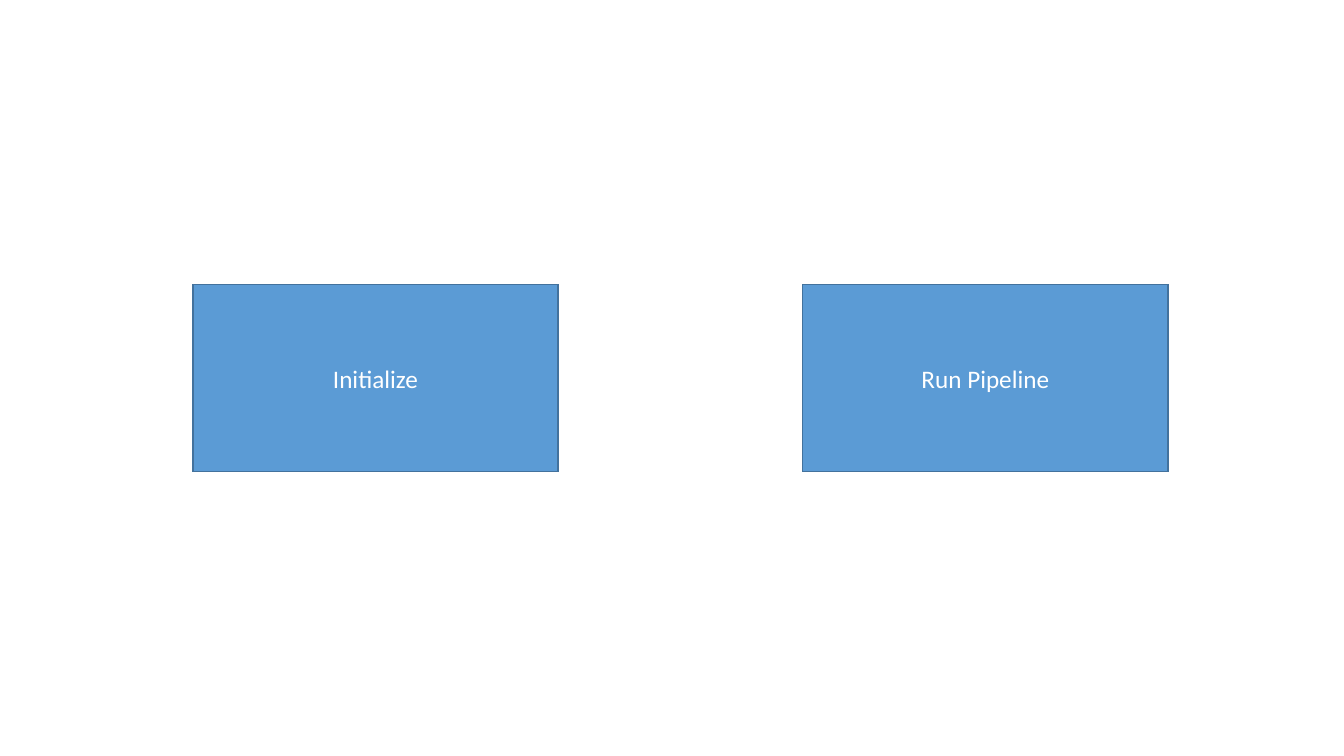
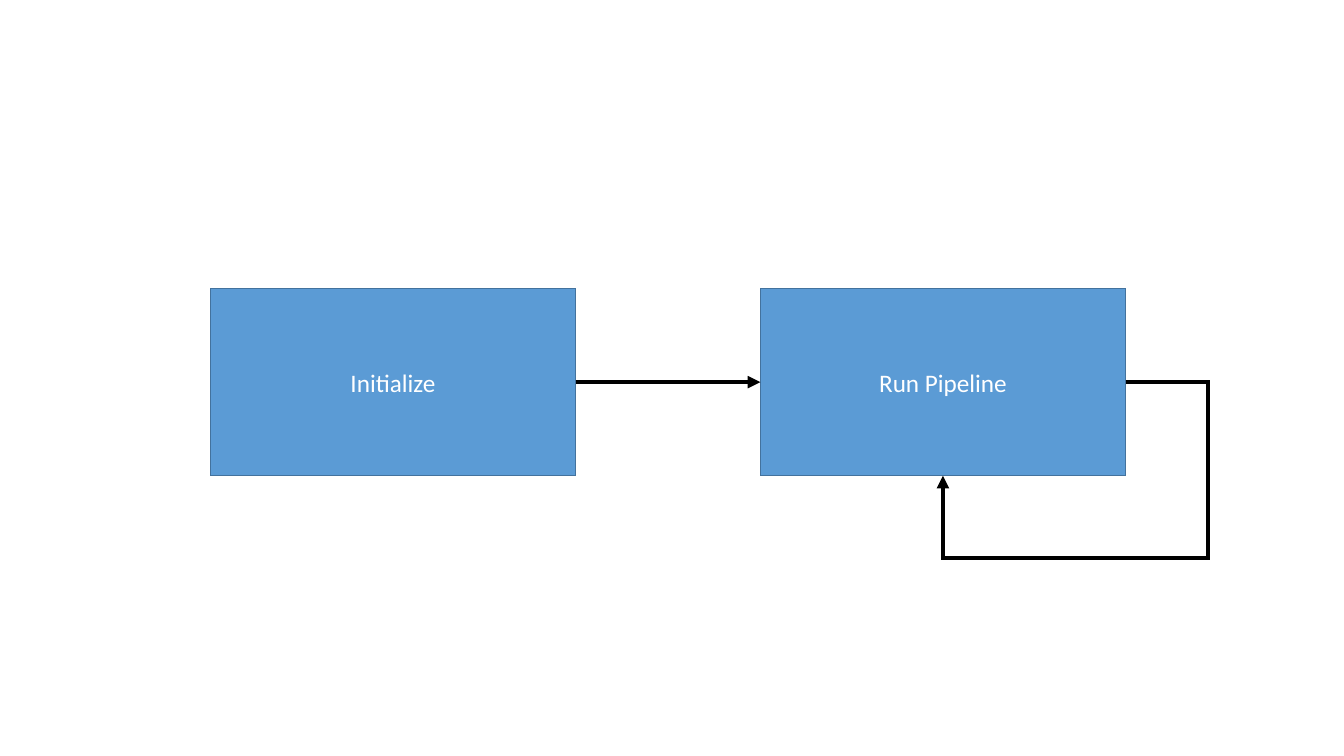
Before and after one commit to drewtu2/eece7150_kitti, a slide deck: slide 1 of report/figs.pptx. Drawn at 1344x756 pixels with LibreOffice and Linux fonts; fonts in the diff are those of the drawing. Boxes give left, top, right and bottom in pixels: in the first picture for what was removed or moved away, otherwise in the second. Text is boxed around its words. In the diff, an @@ line names an element or a change of style, - is before the commit and + after.

Commit message:
figs raw

```diff
--- a/report/figs.pptx
+++ b/report/figs.pptx
@@ rectangle "Initialize": place and size @@
-rectangle "Initialize" at (193, 284, 558, 472)
+rectangle "Initialize" at (211, 288, 576, 476)
@@ rectangle "Run Pipeline": place and size @@
-rectangle "Run Pipeline" at (803, 284, 1168, 472)
+rectangle "Run Pipeline" at (760, 288, 1125, 476)
@@ arrow added from (576, 382) to (760, 382), #000000 3 pt @@
@@ elbow arrow added from (1126, 382) to (944, 476), #000000 3 pt @@
```
